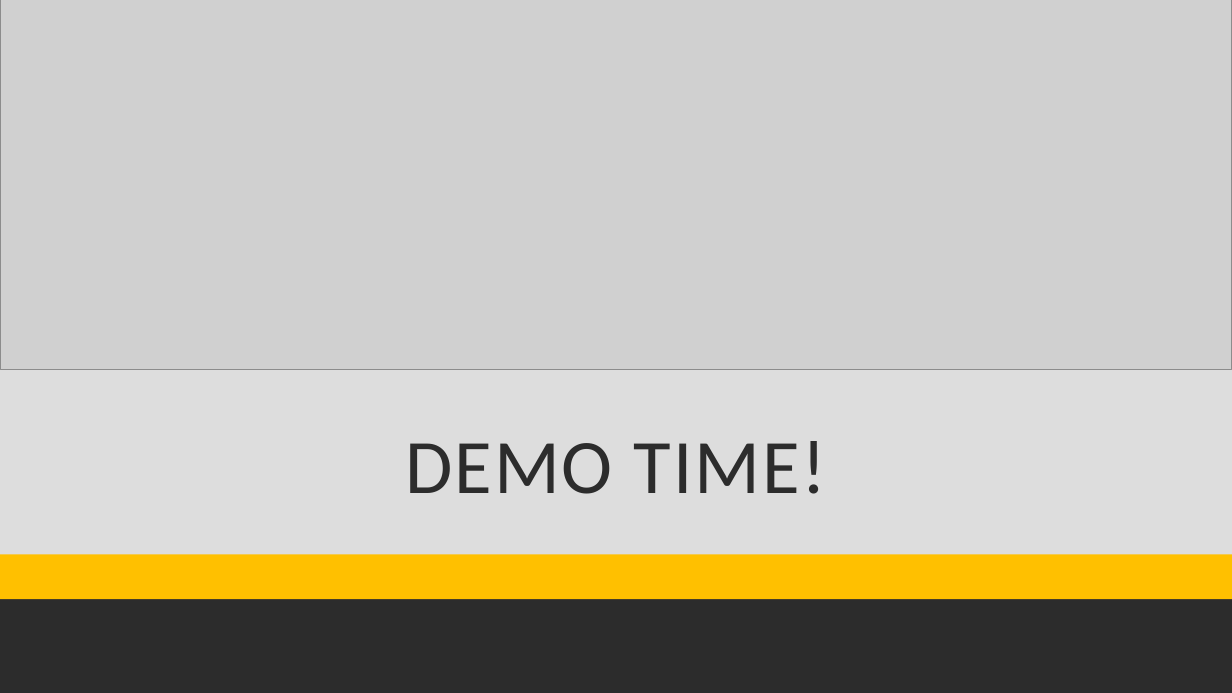
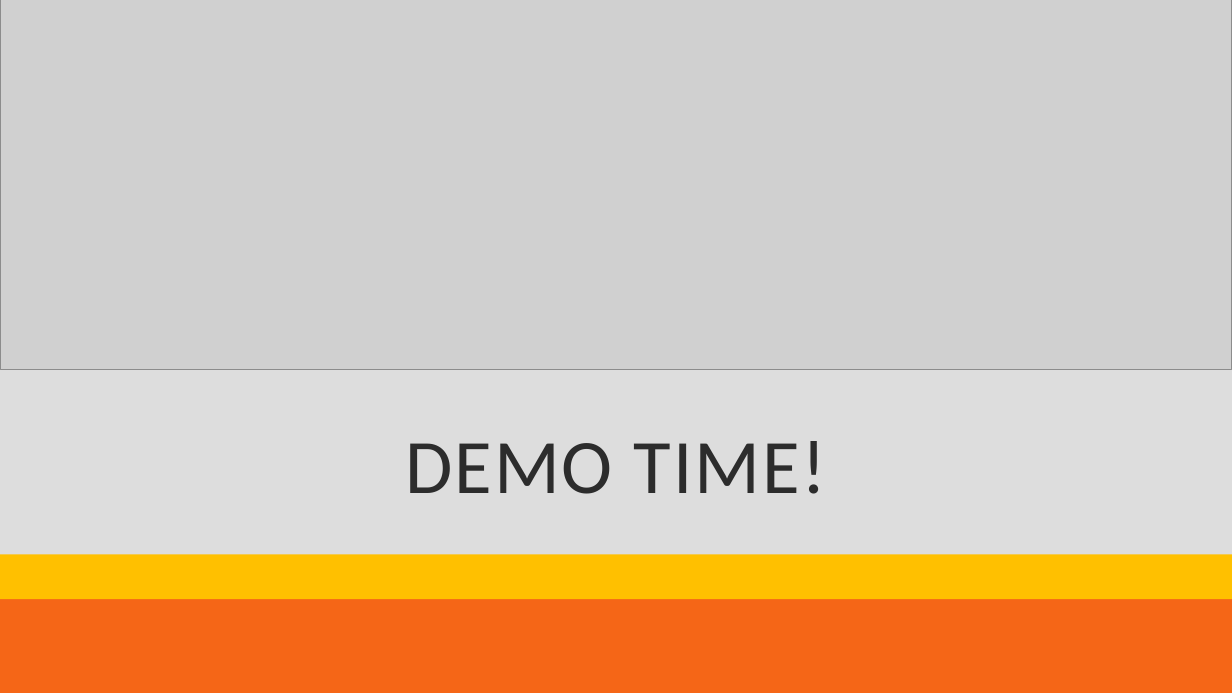
Before and after one commit to dcheung15/DataMiningProject, a slide deck: slide 10 of Powerpoint/Final Project.pptx. Drawn at 1232x693 pixels with LibreOffice and Linux fonts; fonts in the diff are those of the drawing; grey boxes stand for pictures. Boxes give left, top, right and bottom in pixels: in the first picture for what was removed or moved away, otherwise in the second. Text is boxed around its words. In the diff, an @@ line names an element or a change of style, - is before the commit and + after.

```diff
--- a/Powerpoint/Final Project.pptx
+++ b/Powerpoint/Final Project.pptx
@@ background #2C2C2C to #F56617 @@
```
Also in this commit, not shown: 1 other slide changed.
